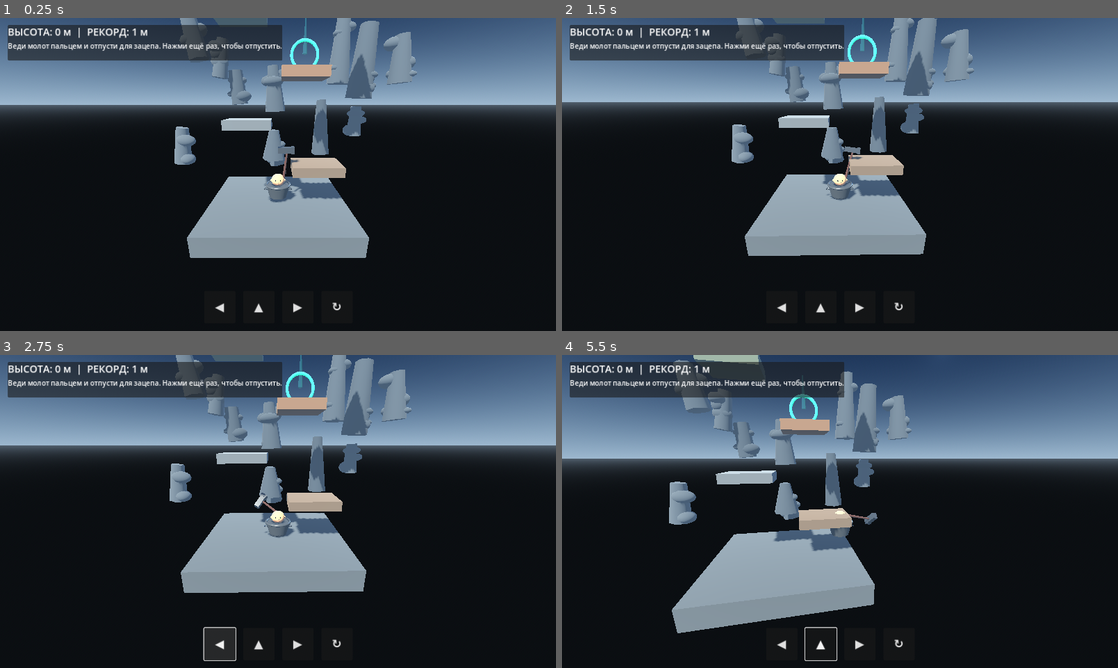
Above: before the commit, frames 1-4 (two rows, left to right).
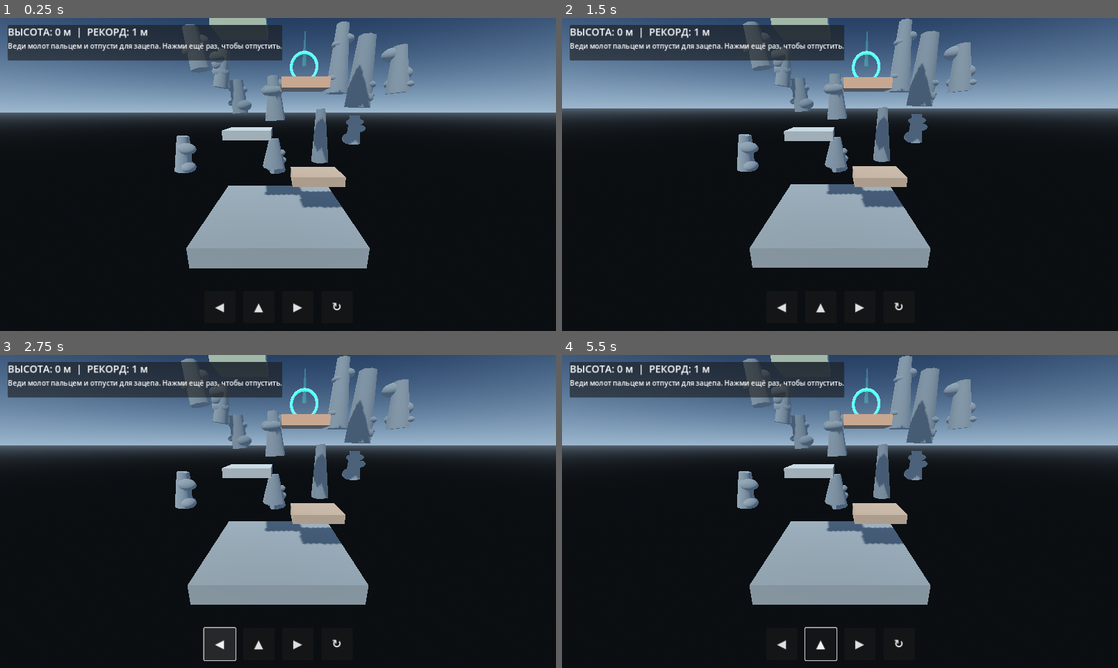
Above: after the commit, the same moments.

Repository: uchihabaha05-del/CLIMB-MASTER
Game: Godot game, scene res://scenes/main.tscn
Two runs of this game, one before a commit and one after it. Both use one fixed random seed, a clock stepped at 60 frames per second and the inputs below.
Inputs (mouse positions are in pixels of both pictures, inside the frame that each line leads up to):
- Up to frame 1 (0.25 s): no input
- Up to frame 2 (1.5 s): tap Enter (ui_accept) at 0.5, 0.77 s; move the mouse to (962, 158) at 0.52 s; hold Right (ui_right) 0.53-1.25 s; click (962, 158) at 0.67 s; drag from (728, 190) to (812, 237) at 1.27 s
- Up to frame 3 (2.75 s): click "◀" at 2 s
- Up to frame 4 (5.5 s): click "▲" at 2.75 s; move the mouse to (895, 442) at 3.52 s; hold Right (ui_right) 3.53-4.25 s; drag from (812, 574) to (673, 464) at 4.27 s; move the mouse to (1006, 558) at 5.02 s; hold Left (ui_left) from 5.03 s (still down); tap Enter (ui_accept) at 5.27 s

The runs differ from the first frame. In frame 1, 12% of the frame differs, in the area x 0-100%, y 0-80%; in frame 2, 13%; in frame 3, 9.3%; in frame 4, 25%, in the area x 0-100%, y 0-89%.
Error after the commit: Parse Error: Cannot infer the type of "current_transform" variable because the value doesn't have a set type. (res://scripts/player.gd:73)

Commit message:
Integrate imported cauldron and climber GLB models

Diff:
--- a/scripts/player.gd
+++ b/scripts/player.gd
@@ -25,10 +25,68 @@
 var hook_cooldown := 0.0
 
 func _ready() -> void:
-    _make_pot()
+    var pot_loaded := _add_imported_model("res://assets/models/cauldron.glb", 1.72, "ImportedCauldron")
+    if not pot_loaded:
+        _make_fallback_pot()
+    var human_loaded := _add_imported_model("res://assets/models/male-base-mesh-base_male.glb", 1.58, "ImportedClimber")
+    if human_loaded:
+        var human := get_node("ImportedClimber") as Node3D
+        # Keep the lower body inside the pot; the upper torso and head remain visible.
+        human.position = Vector3(0.0, -0.12, -0.08)
+        human.rotation_degrees = Vector3(0.0, 180.0, 0.0)
+    else:
+        _make_fallback_human()
     _make_hammer()
 
-func _make_pot() -> void:
+func _add_imported_model(path: String, target_size: float, node_name: String) -> bool:
+    if not ResourceLoader.exists(path):
+        push_warning("Model not found: " + path)
+        return false
+    var packed := load(path) as PackedScene
+    if packed == null:
+        push_warning("Could not load model scene: " + path)
+        return false
+    var instance := packed.instantiate() as Node3D
+    if instance == null:
+        push_warning("Model root is not Node3D: " + path)
+        return false
+    instance.name = node_name
+    add_child(instance)
+    var bounds := _measure_model_bounds(instance, Transform3D.IDENTITY)
+    if bounds.size.length() < 0.001:
+        instance.queue_free()
+        push_warning("Model has no visible mesh bounds: " + path)
+        return false
+    var largest_horizontal := maxf(bounds.size.x, bounds.size.z)
+    var reference_size := bounds.size.y if target_size > 1.0 and bounds.size.y > largest_horizontal else largest_horizontal
+    var scale_factor := target_size / maxf(reference_size, 0.001)
+    instance.scale = Vector3.ONE * scale_factor
+    if node_name == "ImportedCauldron":
+        # Align the imported pot's bottom with the original collision body.
+        instance.position.y = -0.30 - bounds.position.y * scale_factor
+    else:
+        # The model is scaled to a human-sized height; the pot hides the legs.
+        instance.position.y = -0.12
+    return true
+
+func _measure_model_bounds(node: Node, parent_transform: Transform3D) -> AABB:
+    var current_transform := parent_transform * node.transform
+    var combined := AABB()
+    var has_bounds := false
+    if node is MeshInstance3D and node.mesh != null:
+        combined = current_transform * node.mesh.get_aabb()
+        has_bounds = true
+    for child in node.get_children():
+        var child_bounds := _measure_model_bounds(child, current_transform)
+        if child_bounds.size.length() > 0.001:
+            if has_bounds:
+                combined = combined.merge(child_bounds)
+            else:
+                combined = child_bounds
+                has_bounds = true
+    return combined
+
+func _make_fallback_pot() -> void:
     var pot := MeshInstance3D.new()
     var mesh := CylinderMesh.new()
     mesh.top_radius = 0.82
@@ -52,25 +110,32 @@
     rim.material_override = mat
     add_child(rim)
 
-    var body_shape := CollisionShape3D.new()
-    var shape := CylinderShape3D.new()
-    shape.radius = 0.72
-    shape.height = 0.9
-    body_shape.shape = shape
-    body_shape.position.y = 0.15
-    add_child(body_shape)
-
+    var handle_mat := StandardMaterial3D.new()
+    handle_mat.albedo_color = Color(0.28, 0.31, 0.34)
+    handle_mat.metallic = 0.88
+    handle_mat.roughness = 0.24
+    for side in [-1.0, 1.0]:
+        var handle := MeshInstance3D.new()
+        var handle_mesh := TorusMesh.new()
+        handle_mesh.inner_radius = 0.105
+        handle_mesh.outer_radius = 0.145
+        handle.mesh = handle_mesh
+        handle.position = Vector3(side * 0.82, 0.25, 0.0)
+        handle.rotation.y = PI * 0.5
+        handle.material_override = handle_mat
+        add_child(handle)
+
+func _make_fallback_human() -> void:
+    var skin := StandardMaterial3D.new()
+    skin.albedo_color = Color(0.78, 0.58, 0.43)
     var head := MeshInstance3D.new()
     var sphere := SphereMesh.new()
     sphere.radius = 0.43
     sphere.height = 0.86
     head.mesh = sphere
     head.position = Vector3(0, 0.92, 0)
-    var skin := StandardMaterial3D.new()
-    skin.albedo_color = Color(0.78, 0.58, 0.43)
     head.material_override = skin
     add_child(head)
-
     var neck := MeshInstance3D.new()
     var neck_mesh := CylinderMesh.new()
     neck_mesh.top_radius = 0.19
@@ -81,20 +146,9 @@
     neck.material_override = skin
     add_child(neck)
 
-    # Simple facial features make the climber read as a person from the camera.
     var eye_material := StandardMaterial3D.new()
     eye_material.albedo_color = Color(0.055, 0.045, 0.04)
-    eye_material.roughness = 0.42
     for side in [-1.0, 1.0]:
-        var ear := MeshInstance3D.new()
-        var ear_mesh := SphereMesh.new()
-        ear_mesh.radius = 0.105
-        ear_mesh.height = 0.21
-        ear.mesh = ear_mesh
-        ear.position = Vector3(side * 0.405, 0.91, 0.015)
-        ear.material_override = skin
-        add_child(ear)
-
         var eye := MeshInstance3D.new()
         var eye_mesh := SphereMesh.new()
         eye_mesh.radius = 0.052
@@ -103,32 +157,6 @@
         eye.position = Vector3(side * 0.145, 0.99, 0.365)
         eye.material_override = eye_material
         add_child(eye)
-
-    var nose := MeshInstance3D.new()
-    var nose_mesh := SphereMesh.new()
-    nose_mesh.radius = 0.09
-    nose_mesh.height = 0.16
-    nose.mesh = nose_mesh
-    nose.scale = Vector3(0.72, 0.72, 1.2)
-    nose.position = Vector3(0, 0.88, 0.405)
-    nose.material_override = skin
-    add_child(nose)
-
-    # Rolled metal handles on both sides of the pot.
-    for side in [-1.0, 1.0]:
-        var handle := MeshInstance3D.new()
-        var handle_mesh := TorusMesh.new()
-        handle_mesh.inner_radius = 0.105
-        handle_mesh.outer_radius = 0.145
-        handle.mesh = handle_mesh
-        handle.position = Vector3(side * 0.82, 0.25, 0.0)
-        handle.rotation.y = PI * 0.5
-        var handle_mat := StandardMaterial3D.new()
-        handle_mat.albedo_color = Color(0.28, 0.31, 0.34)
-        handle_mat.metallic = 0.88
-        handle_mat.roughness = 0.24
-        handle.material_override = handle_mat
-        add_child(handle)
 
 func _make_hammer() -> void:
     hammer_pivot = Node3D.new()
